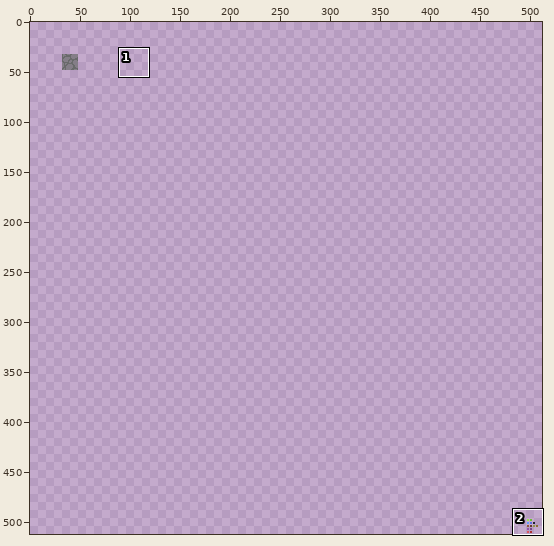
Pixel-art file -- skyro/ulohy/ui-ux/tileset-2025/tileset.ase. The picture above shows the old version from afar; the outline marks the close-up.
Close-up. Before:
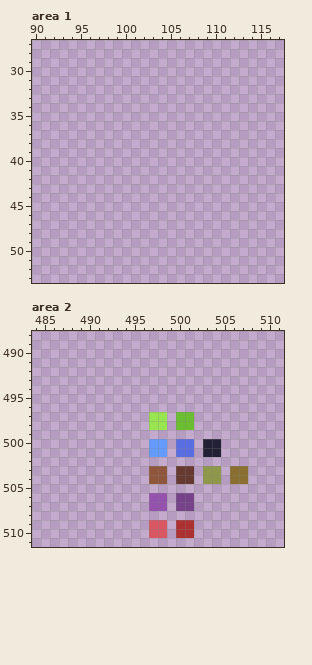
512x512 pixels, 1 frame. Shown: area 1: x 90..117, y 27..53; area 2: x 484..511, y 488..511. The commit also changed other parts of the picture, which this record leaves out.
After the commit:
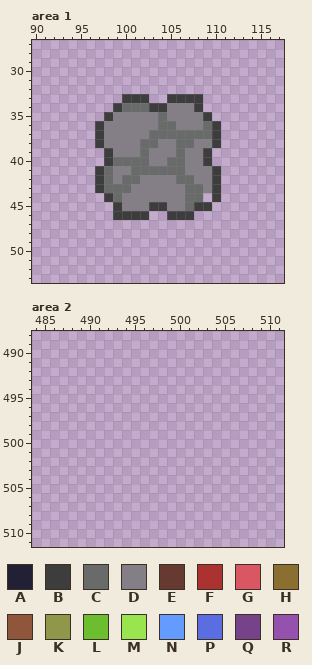
Palette (. is transparent): A #222034  B #3d3d3d  C #696a6a  D #847e87  E #663931  F #ac3232  G #d95763  H #8a6f30  J #8f563b  K #8f974a  L #6abe30  M #99e550  N #639bff  P #5b6ee1  Q #76428a  R #9451ae
The exact change:
--- area 1, layer "Main Layer"
@@ x 95..112 @@
 32 ..................
-33 ..................
-34 ..................
-35 ..................
-36 ..................
-37 ..................
-38 ..................
-39 ..................
-40 ..................
-41 ..................
-42 ..................
-43 ..................
-44 ..................
-45 ..................
-46 ..................
+33 .....BBB..BBBB....
+34 ....BCCCBBDDDB....
+35 ...BDDDDDCDDDDB...
+36 ..BDDDDDDCCDDDCB..
+37 ..BDDDDDCCCCCCCB..
+38 ..BDDDDCCDDCCDDB..
+39 ...BDDDCDDDCDDB...
+40 ...BCCCCDDCCDDB...
+41 ..BCDDCCCCCCDDDB..
+42 ..BCDCCDDDDCCDDB..
+43 ..BCCCDDDDDDCCDB..
+44 ...BCDDDDDDDCC.B..
+45 ....BDDDBBDDCBB...
+46 ....BBBB..BBB.....
 47 ..................
--- area 2, layer "Main Layer"
@@ x 495..509 @@
 496 ...............
-497 ..MM.LL........
-498 ..MM.LL........
+497 ...............
+498 ...............
 499 ...............
-500 ..NN.PP.AA.....
-501 ..NN.PP.AA.....
+500 ...............
+501 ...............
 502 ...............
-503 ..JJ.EE.KK.HH..
-504 ..JJ.EE.KK.HH..
+503 ...............
+504 ...............
 505 ...............
-506 ..RR.QQ........
-507 ..RR.QQ........
+506 ...............
+507 ...............
 508 ...............
-509 ..GG.FF........
-510 ..GG.FF........
+509 ...............
+510 ...............
 511 ...............
